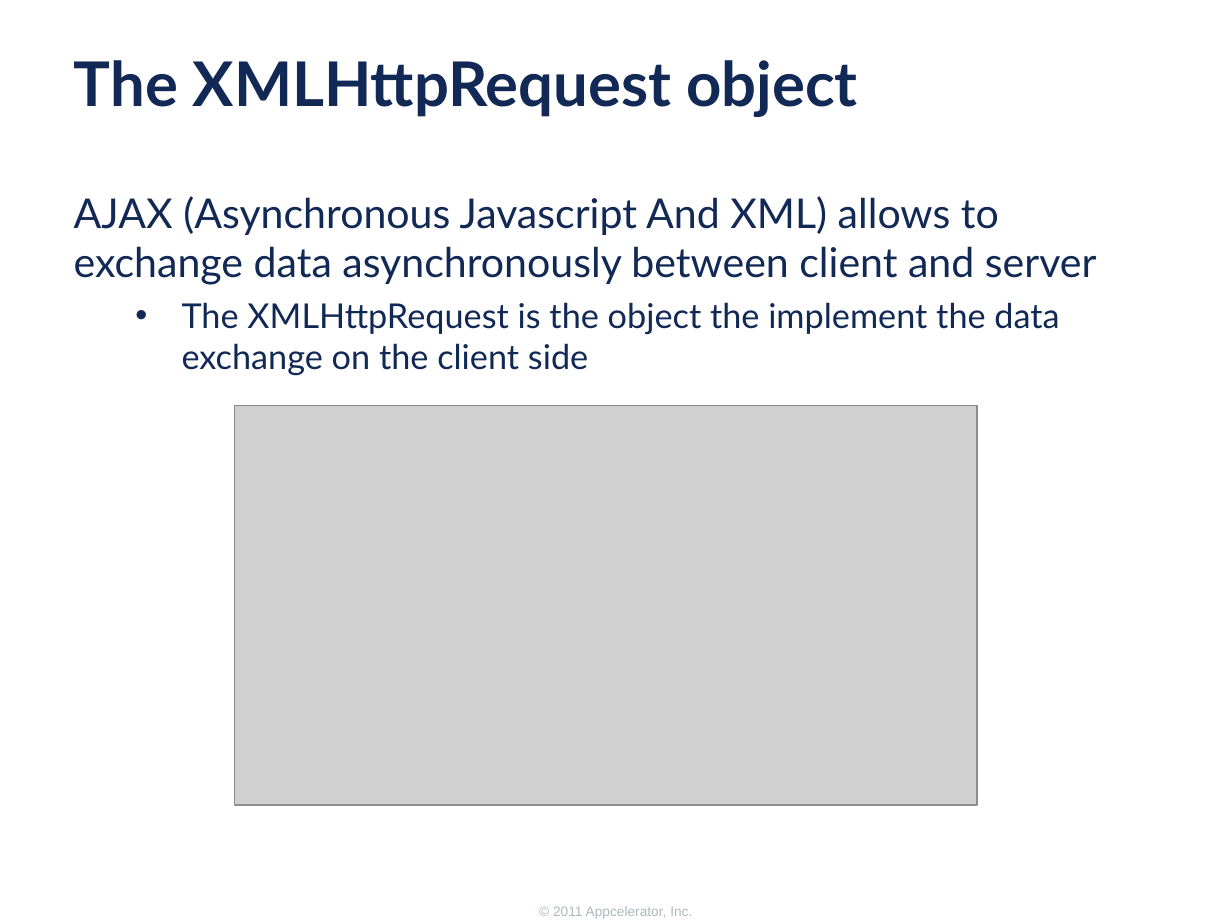
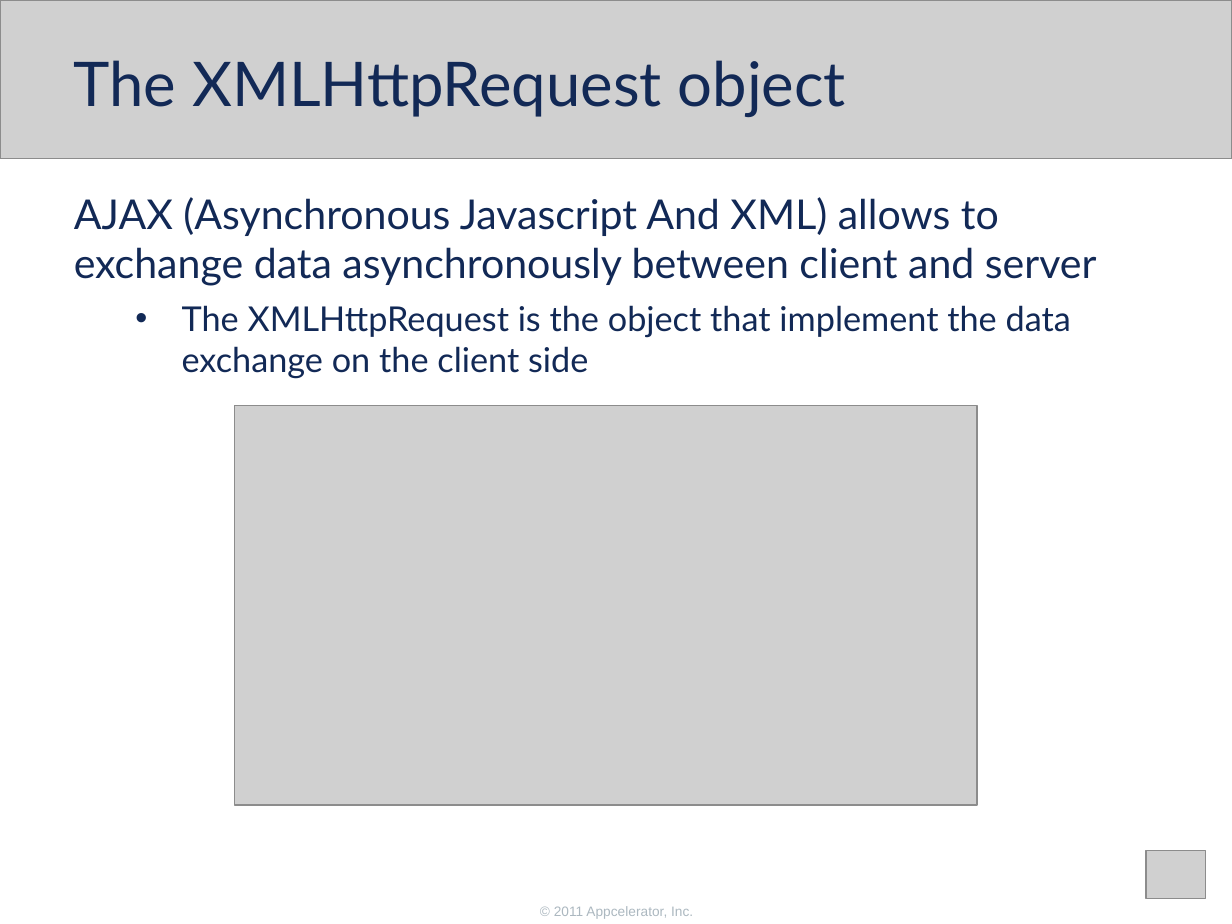
Before and after one commit to appcelerator-training-archive/tcad_certification, a slide deck: slide 4 of 260/260 Working with remote data.ppt. Drawn at 1232x924 pixels with LibreOffice and Linux fonts; fonts in the diff are those of the drawing; grey boxes stand for pictures; background and template pictures are left out. Boxes give left, top, right and bottom in pixels: in the first picture for what was removed or moved away, otherwise in the second. Text is boxed around its words. In the diff, an @@ line names an element or a change of style, - is before the commit and + after.

```diff
--- a/260/260 Working with remote data.ppt
+++ b/260/260 Working with remote data.ppt
@@ picture added at bbox=[0, 0, 1232, 159] @@
@@ title "The XMLHttpRequest object" at bbox=[74, 60, 846, 117]: bold off; indent changed @@
@@ text at bbox=[74, 197, 1097, 286]: indent changed @@
@@ text at bbox=[182, 305, 1071, 379]: text changed @@
-  • The XMLHttpRequest is the object the implement the data exchange on the client side
+  • The XMLHttpRequest is the object that implement the data exchange on the client side
@@ picture added at bbox=[1146, 850, 1205, 898] @@
@@ text removed at bbox=[553, 906, 692, 919] @@
-© 2011 Appcelerator, Inc.
@@ text added at bbox=[554, 906, 693, 919], 8 pt, text #ACB8C0 @@
+© 2011 Appcelerator, Inc.
```
Also in this commit, not shown: 14 other slides changed, 2 slides added, 2 slides removed, 13 other files.
